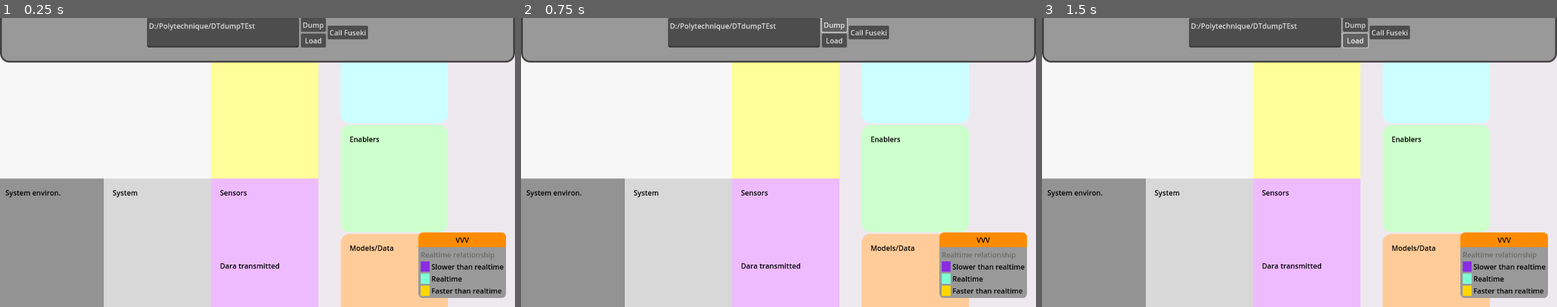
Above: before the commit, frames 1-3 (left to right).
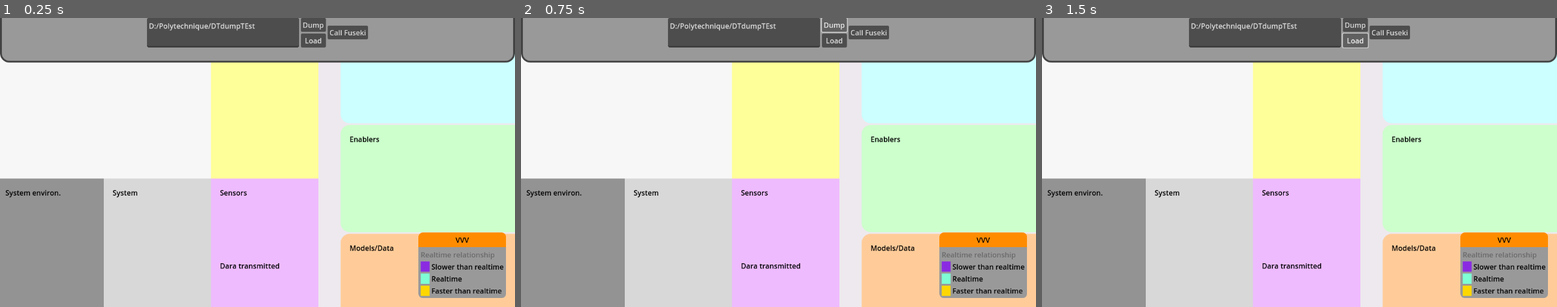
Above: after the commit, the same moments.

Repository: oakeslab-polymtl/DTInsight
Game: Godot game, scene res://MainScene/MainScene.tscn
The game is run twice, just before and just after one commit, with the same random seed, the same clock (stepped at 60 frames per second) and the same inputs.
Inputs:
- Up to frame 1 (0.25 s): no input
- Up to frame 2 (0.75 s): click "Dump" at 0.5 s
- Up to frame 3 (1.5 s): click "Load" at 1.25 s

The runs differ from the first frame. In frame 1, 8.4% of the frame differs, in the area x 85-100%, y 13-100%; in frame 2, 8.4%; in frame 3, 8.4%.
Error before the commit: Attempt to call function 'store_string' in base 'null instance' on a null instance. (res://Fuseki/Dump/FusekiDumper.gd:54)
Error after the commit: Attempt to call function 'store_string' in base 'null instance' on a null instance. (res://Fuseki/Dump/FusekiDumper.gd:57)

Commit message:
Data and data relations

Diff:
--- a/Config/FusekiConfig.gd
+++ b/Config/FusekiConfig.gd
@@ -12,6 +12,7 @@
 	const ENABLER = "enabler"
 	const MODEL = "model"
 	const DATA_TRANSMITTED = "dataT"
+	const DATA = "data"
 	const PROVIDED = "provided"
 	const SENSOR = "sensor"
 	const ENV = "env"
@@ -22,3 +23,5 @@
 	const ENABLER_TO_SERVICE = "enables"
 	const SERVICES_TO_PROVIDED = "provides"
 	const SENSOR_TO_DATA_TRANSMITTED = "producedFrom"
+	const DATA_TO_ENABLER = "inputTo"
+	const DATA_TRANSMITTED_TO_DATA = "fromData"
--- a/DTContainer/DT&PTContainer.gd
+++ b/DTContainer/DT&PTContainer.gd
@@ -5,7 +5,8 @@
 #Reference each visual data container
 @onready var service_container = $DTContainer/ServicesPanel/ServicesContainer
 @onready var enabler_container = $DTContainer/EnablersPanel/EnablersContainer
-@onready var model_container = $DTContainer/ModelsPanel/ModelsContainer
+@onready var model_container = $DTContainer/ModelsDAtaPanel/ModelsDataContainer/ModelsContainer
+@onready var data_container = $DTContainer/ModelsDAtaPanel/ModelsDataContainer/DataContainer
 @onready var operator_container = $"PTContainer/Operator&EnvContainer/OperatorPanel/OperatorContainer"
 @onready var machine_container = $PTContainer/DataTravelContainer/MachinePanel/MachineContainer
 @onready var data_transmitted_container = $PTContainer/DataTravelContainer/DataOutPanel/DataOutContainer/DataTransmittedContainer
@@ -77,6 +78,7 @@
 	update_node_with(sensor_container, fuseki_data.sensing_component)
 	update_node_with(env_container, fuseki_data.env)
 	update_node_with(sys_container, fuseki_data.sys_component)
+	update_node_with(data_container, fuseki_data.data)
 
 func update_provided_things(operator_container : HBoxContainer, machine_container : HBoxContainer, provided_data : Dictionary):
 	var operator_data : Dictionary = {}
@@ -134,7 +136,7 @@
 
 func get_all_connected_to(element_name : String) -> Array[String]:
 	var all_connected : Array[String]= [element_name]
-	for link in fuseki_data.enabler_to_service + fuseki_data.model_to_enabler + fuseki_data.service_to_provided_thing + fuseki_data.sensor_to_data_transmitted:
+	for link in fuseki_data.enabler_to_service + fuseki_data.model_to_enabler + fuseki_data.service_to_provided_thing + fuseki_data.sensor_to_data_transmitted + fuseki_data.data_transmitted_to_data + fuseki_data.data_to_enabler:
 		if link.source == element_name:
 			all_connected.append(link.destination)
 		if link.destination == element_name:
@@ -148,6 +150,8 @@
 		update_link_with(fuseki_data.model_to_enabler)
 		update_link_with(fuseki_data.service_to_provided_thing, ContainerSide.TOP)
 		update_link_with(fuseki_data.sensor_to_data_transmitted)
+		update_link_with(fuseki_data.data_to_enabler)
+		update_link_with(fuseki_data.data_transmitted_to_data, ContainerSide.BOTTOM)
 
 #With Fuseki link data draw those links
 func update_link_with(fuseki_link_data, force_side_source : ContainerSide = ContainerSide.ANY):
--- a/DTContainer/DT&PTContainer.tscn
+++ b/DTContainer/DT&PTContainer.tscn
@@ -243,21 +243,38 @@
 theme_override_colors/font_color = Color(0, 0, 0, 1)
 text = "Enablers"
 
-[node name="ModelsPanel" type="PanelContainer" parent="DTContainer"]
+[node name="ModelsDAtaPanel" type="PanelContainer" parent="DTContainer"]
 z_index = -1
 layout_mode = 2
 mouse_filter = 1
 theme_override_styles/panel = SubResource("StyleBoxFlat_ox2pm")
 
-[node name="ModelsContainer" type="HBoxContainer" parent="DTContainer/ModelsPanel"]
-custom_minimum_size = Vector2(200, 200)
-layout_mode = 2
-size_flags_vertical = 3
-
-[node name="ModelsLabel" type="Label" parent="DTContainer/ModelsPanel/ModelsContainer"]
+[node name="ModelsDataContainer" type="HBoxContainer" parent="DTContainer/ModelsDAtaPanel"]
+layout_mode = 2
+theme_override_constants/separation = 50
+
+[node name="ModelsContainer" type="HBoxContainer" parent="DTContainer/ModelsDAtaPanel/ModelsDataContainer"]
+custom_minimum_size = Vector2(200, 200)
+layout_mode = 2
+size_flags_horizontal = 3
+size_flags_vertical = 3
+
+[node name="ModelsLabel" type="Label" parent="DTContainer/ModelsDAtaPanel/ModelsDataContainer/ModelsContainer"]
 layout_mode = 2
 size_flags_horizontal = 0
 size_flags_vertical = 0
 theme_override_colors/font_color = Color(0, 0, 0, 1)
 text = "Models/Data
 "
+
+[node name="DataContainer" type="HBoxContainer" parent="DTContainer/ModelsDAtaPanel/ModelsDataContainer"]
+custom_minimum_size = Vector2(200, 200)
+layout_mode = 2
+size_flags_horizontal = 3
+
+[node name="DataLabel" type="Label" parent="DTContainer/ModelsDAtaPanel/ModelsDataContainer/DataContainer"]
+layout_mode = 2
+size_flags_horizontal = 0
+size_flags_vertical = 0
+theme_override_colors/font_color = Color(0, 0, 0, 1)
+text = "Data"
--- a/Fuseki/Caller/FusekiCallerButton.gd
+++ b/Fuseki/Caller/FusekiCallerButton.gd
@@ -27,6 +27,8 @@
 	await(SparqlRequest.request_completed)
 	query_fuseky(FusekiQueryManager.SYS_COMPONENT_QUERY)
 	await(SparqlRequest.request_completed)
+	query_fuseky(FusekiQueryManager.DATA_QUERY)
+	await(SparqlRequest.request_completed)
 	FusekiSignals.fuseki_data_updated.emit()
 	disabled = false
 
--- a/Fuseki/Caller/FusekiQuery.gd
+++ b/Fuseki/Caller/FusekiQuery.gd
@@ -47,6 +47,15 @@
 	OPTIONAL {?dataT ?attribute ?value}
 }"
 
+const DATA_QUERY = "PREFIX DTDFvocab:   <https://bentleyjoakes.github.io/DTDF/vocab/DTDFVocab#>
+PREFIX rdfs:        <http://www.w3.org/2000/01/rdf-schema#>
+
+SELECT *
+WHERE {
+	?data a DTDFvocab:Data .
+	OPTIONAL {?data ?attribute ?value}
+}"
+
 const SENSORS_QUERY = "PREFIX DTDFvocab:   <https://bentleyjoakes.github.io/DTDF/vocab/DTDFVocab#>
 PREFIX rdfs:        <http://www.w3.org/2000/01/rdf-schema#>
 
--- a/Fuseki/Data/FusekiData.gd
+++ b/Fuseki/Data/FusekiData.gd
@@ -21,11 +21,14 @@
 var sensing_component : Dictionary
 var env : Dictionary
 var sys_component : Dictionary
+var data : Dictionary
 
 var service_to_provided_thing : Array[GenericLinkedNodes]
 var enabler_to_service : Array[GenericLinkedNodes]
 var model_to_enabler : Array[GenericLinkedNodes]
 var sensor_to_data_transmitted : Array[GenericLinkedNodes]
+var data_to_enabler : Array[GenericLinkedNodes]
+var data_transmitted_to_data : Array[GenericLinkedNodes]
 
 func _ready():
 	FusekiSignals.fuseki_data_updated.connect(_on_data_updated)
@@ -57,6 +60,8 @@
 			env = parse_fuseki_json(json)
 		FusekiConfig.JsonHead.SYSTEM_COMPONENT:
 			sys_component = parse_fuseki_json(json)
+		FusekiConfig.JsonHead.DATA:
+			data = parse_fuseki_json(json)
 
 #Parse the json from Fuseki into internal data structure
 #Return an Array of GenericLinkedNodes or a Dictionary depending on the data type
@@ -122,6 +127,8 @@
 	enabler_to_service = build_relations_from(enabler, FusekiConfig.RelationAttribute.ENABLER_TO_SERVICE)
 	service_to_provided_thing = build_relations_from(service, FusekiConfig.RelationAttribute.SERVICES_TO_PROVIDED)
 	sensor_to_data_transmitted = build_relations_from(data_transmitted, FusekiConfig.RelationAttribute.SENSOR_TO_DATA_TRANSMITTED, true)
+	data_transmitted_to_data = build_relations_from(data, FusekiConfig.RelationAttribute.DATA_TRANSMITTED_TO_DATA, true)
+	data_to_enabler = build_relations_from(data, FusekiConfig.RelationAttribute.DATA_TO_ENABLER)
 
 func build_relations_from(element_data : Dictionary, link_attribute : String, inversed : bool = false) -> Array[GenericLinkedNodes]:
 	var resulting_relations : Array[GenericLinkedNodes] = []
@@ -147,8 +154,11 @@
 	sensing_component = {}
 	env = {}
 	sys_component = {}
+	data = {}
 
 	service_to_provided_thing = []
 	enabler_to_service = []
 	model_to_enabler = []
 	sensor_to_data_transmitted = []
+	data_to_enabler = []
+	data_transmitted_to_data = []
--- a/Fuseki/Dump/FusekiDumper.gd
+++ b/Fuseki/Dump/FusekiDumper.gd
@@ -16,6 +16,7 @@
 const SENSORS_INDICATOR = "Sensors :"
 const SYS_INDICATOR = "System :"
 const ENV_INDICATOR = "System environnement :"
+const DATA_INDICATOR = "Data :"
 const EOF_INDICATOR = ""
 
 #FusekiDataManager
@@ -47,6 +48,8 @@
 	dump_string += dump_dictionary(data.sys_component)
 	dump_string += ENV_INDICATOR + "\n"
 	dump_string += dump_dictionary(data.env)
+	dump_string += DATA_INDICATOR + "\n"
+	dump_string += dump_dictionary(data.data)
 	if(to_console):
 		print(dump_string)
 	else:
@@ -85,7 +88,8 @@
 	fuseki_data.data_transmitted = load_between(content, DATA_TRANSMITTED_INDICATOR, SENSORS_INDICATOR)
 	fuseki_data.sensing_component = load_between(content, SENSORS_INDICATOR, SYS_INDICATOR)
 	fuseki_data.sys_component = load_between(content, SYS_INDICATOR, ENV_INDICATOR)
-	fuseki_data.env = load_between(content, ENV_INDICATOR, EOF_INDICATOR)
+	fuseki_data.env = load_between(content, ENV_INDICATOR, DATA_INDICATOR)
+	fuseki_data.data = load_between(content, DATA_INDICATOR, EOF_INDICATOR)
 	FusekiSignals.fuseki_data_updated.emit()
 
 static func load_between(content : PackedStringArray, start_indicator : String, end_indicator : String) -> Dictionary:
